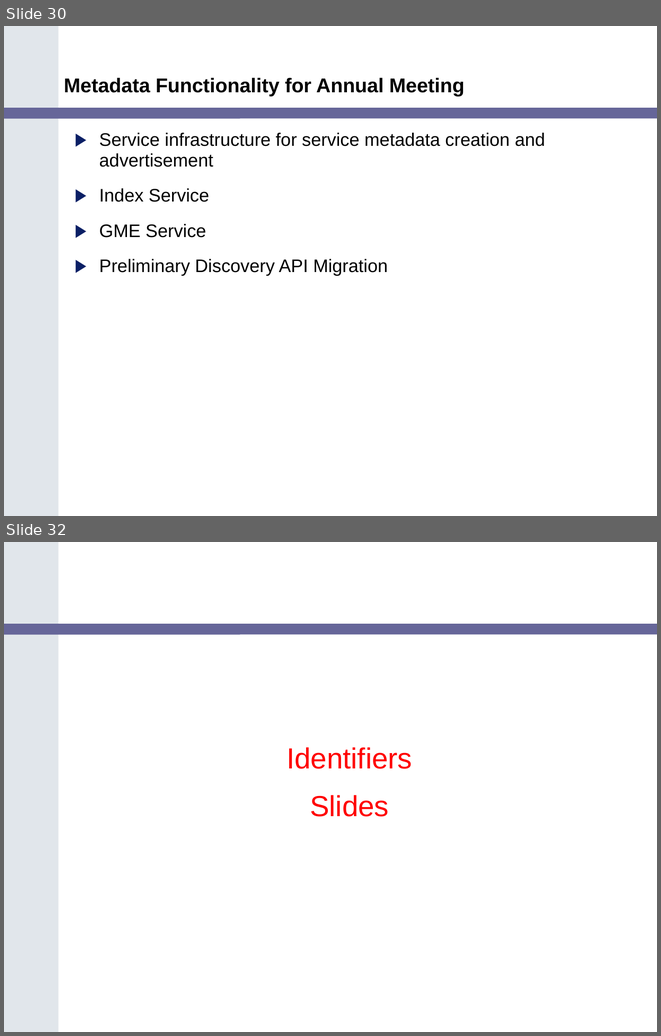
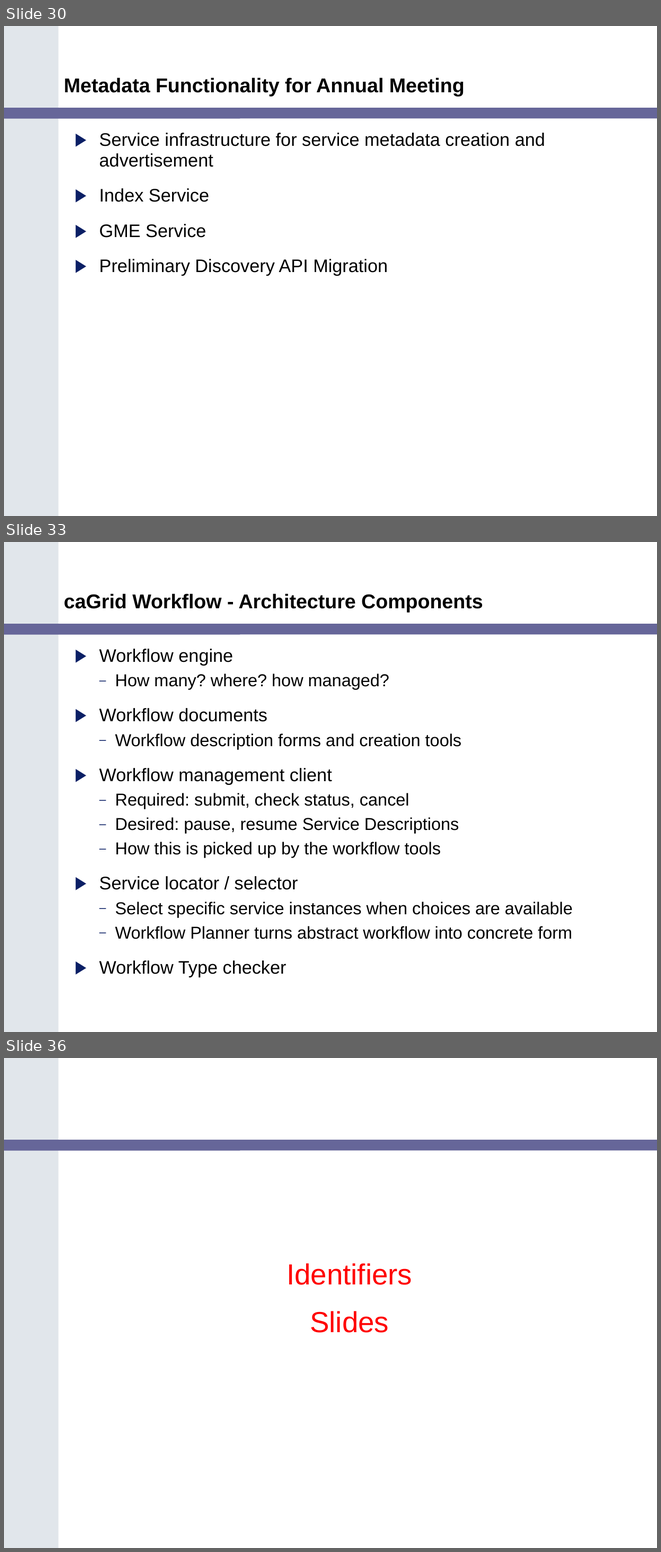
Before and after one commit to NCIP/cagrid-docs, a slide deck: presentations/200602_VCDE_ARCH/caGrid_Update_Arch_VCDE_Feb1.ppt. Shown one above the other, each under a label of ours: slides 30 and 32 before the commit, slides 30, 33 and 36 after it; the slides between them are not shown. The pictures are 661x1036 and 661x1552 pixels, drawn with LibreOffice and Linux fonts; fonts in the diff are those of the drawing; background and template pictures are left out. Boxes give left, top, right and bottom in pixels: in the first picture for what was removed or moved away, otherwise in the second. Text is boxed around its words. In the diff, an @@ line names an element or a change of style, - is before the commit and + after.

```diff
--- a/presentations/200602_VCDE_ARCH/caGrid_Update_Arch_VCDE_Feb1.ppt
+++ b/presentations/200602_VCDE_ARCH/caGrid_Update_Arch_VCDE_Feb1.ppt
@@ slide 33 added at [4,542,657,1032], background #FFFFFF; not listed: 2 template elements that a slide beside it also shows @@
@@ title added at [64,593,483,612], 22 pt, text #000000, bold @@
+caGrid Workflow - Architecture Components
@@ text added at [99,649,573,977], 19 pt, text #000000 @@
+▶ Workflow engine
+  – How many? where? how managed?
+▶ Workflow documents
+  – Workflow description forms and creation tools
+▶ Workflow management client
+  – Required: submit, check status, cancel
+  – Desired: pause, resume Service Descriptions
+  – How this is picked up by the workflow tools
+▶ Service locator / selector
+  – Select specific service instances when choices are available
+  – Workflow Planner turns abstract workflow into concrete form
+▶ Workflow Type checker
@@ what was slide 32 is now slide 36 @@
```
Also in this commit, not shown: 15 other slides added, 2 slides removed.
